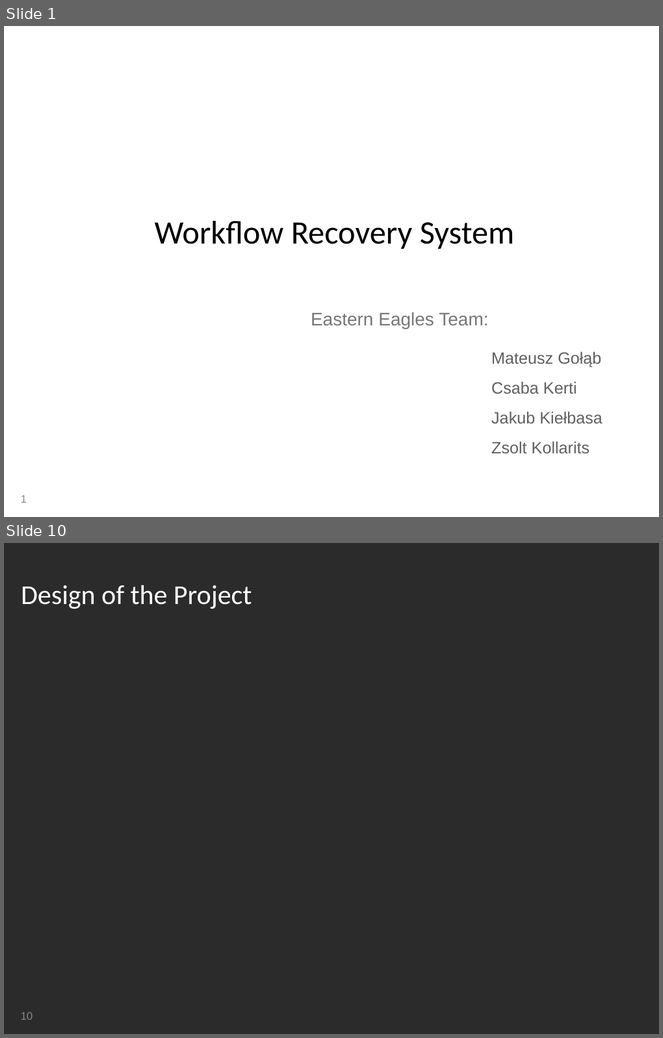
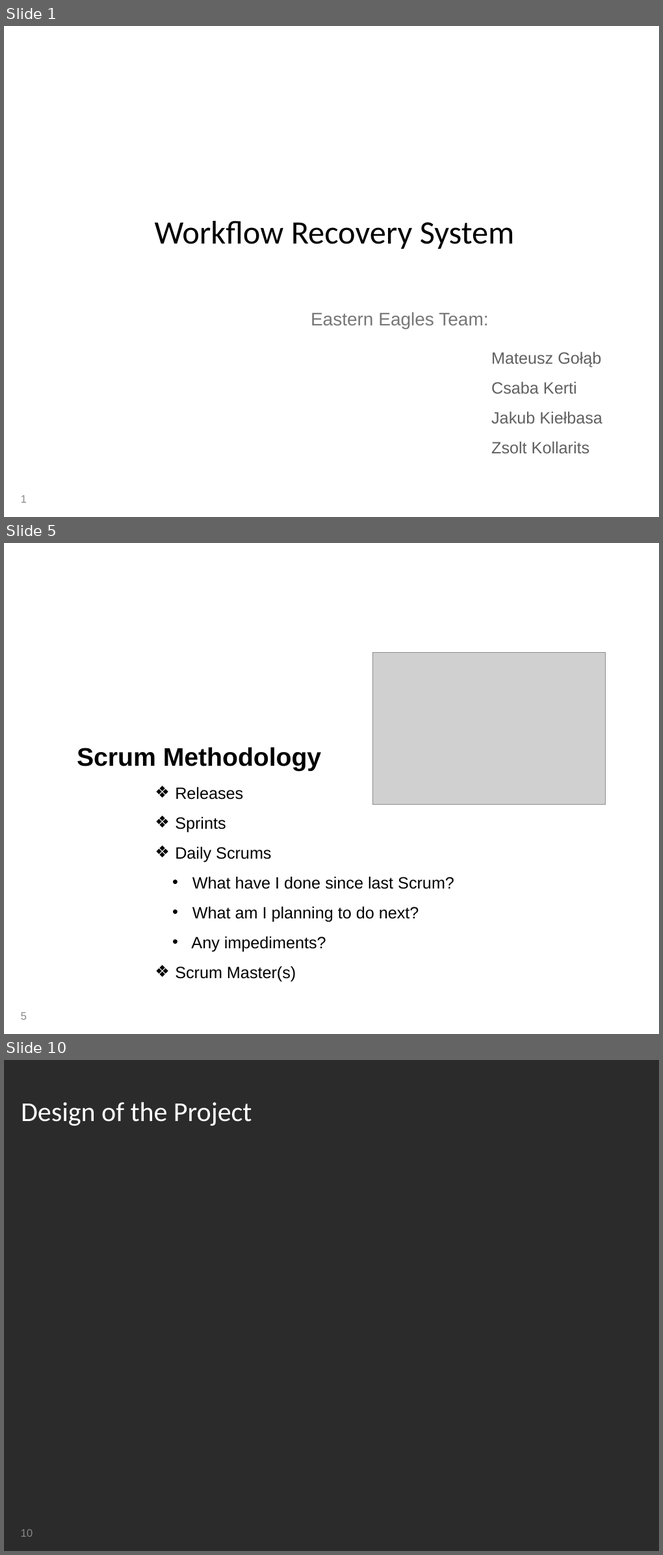
Before and after one commit to mateuszgolab/applications-in-high-end-computing, a slide deck: Presentation/Group Presentation - Kuba.ppt. Shown one above the other, each under a label of ours: slides 1 and 10 before the commit, slides 1, 5 and 10 after it; the slides between them are not shown. The pictures are 663x1038 and 663x1555 pixels, drawn with LibreOffice and Linux fonts; fonts in the diff are those of the drawing; grey boxes stand for pictures; background and template pictures are left out; a plain dark background stands for a picture behind light text. Boxes give left, top, right and bottom in pixels: in the first picture for what was removed or moved away, otherwise in the second. Text is boxed around its words. In the diff, an @@ line names an element or a change of style, - is before the commit and + after.

Commit message:
1. Presentation - part with requirements and managements.

```diff
--- a/Presentation/Group Presentation - Kuba.ppt
+++ b/Presentation/Group Presentation - Kuba.ppt
@@ slide 5 added at (4,543,659,1034), background picture (left out) @@
@@ title added at (14,552,316,634), 30 pt, text #FFFFFF @@
+Team Management
@@ picture added at (373,653,606,804) @@
@@ text added at (77,747,321,771), 28 pt, text #000000, bold @@
+Scrum Methodology
@@ text added at (175,787,454,982), 18 pt, text #000000 @@
+❖ Releases
+❖ Sprints
+❖ Daily Scrums
+  • What have I done since last Scrum?
+  • What am I planning to do next?
+  • Any impediments?
+❖ Scrum Master(s)
@@ page number added at (21,1012,27,1020), 12 pt, text #898989 @@
+5
```
Also in this commit, not shown: 4 slides changed, 3 other slides added, 4 slides removed, 6 other files.
